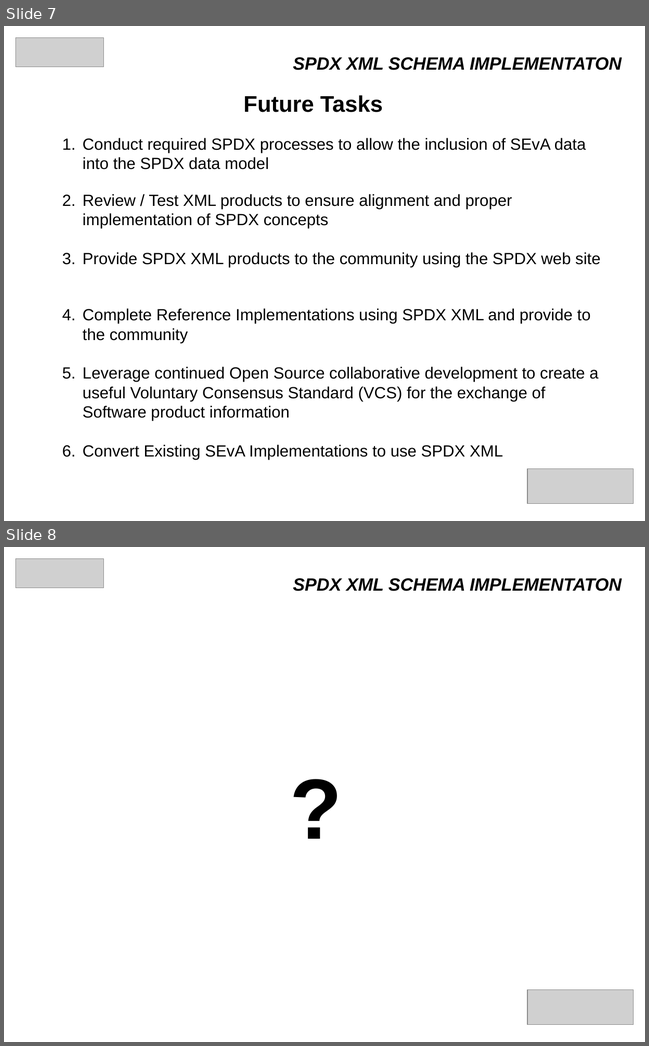
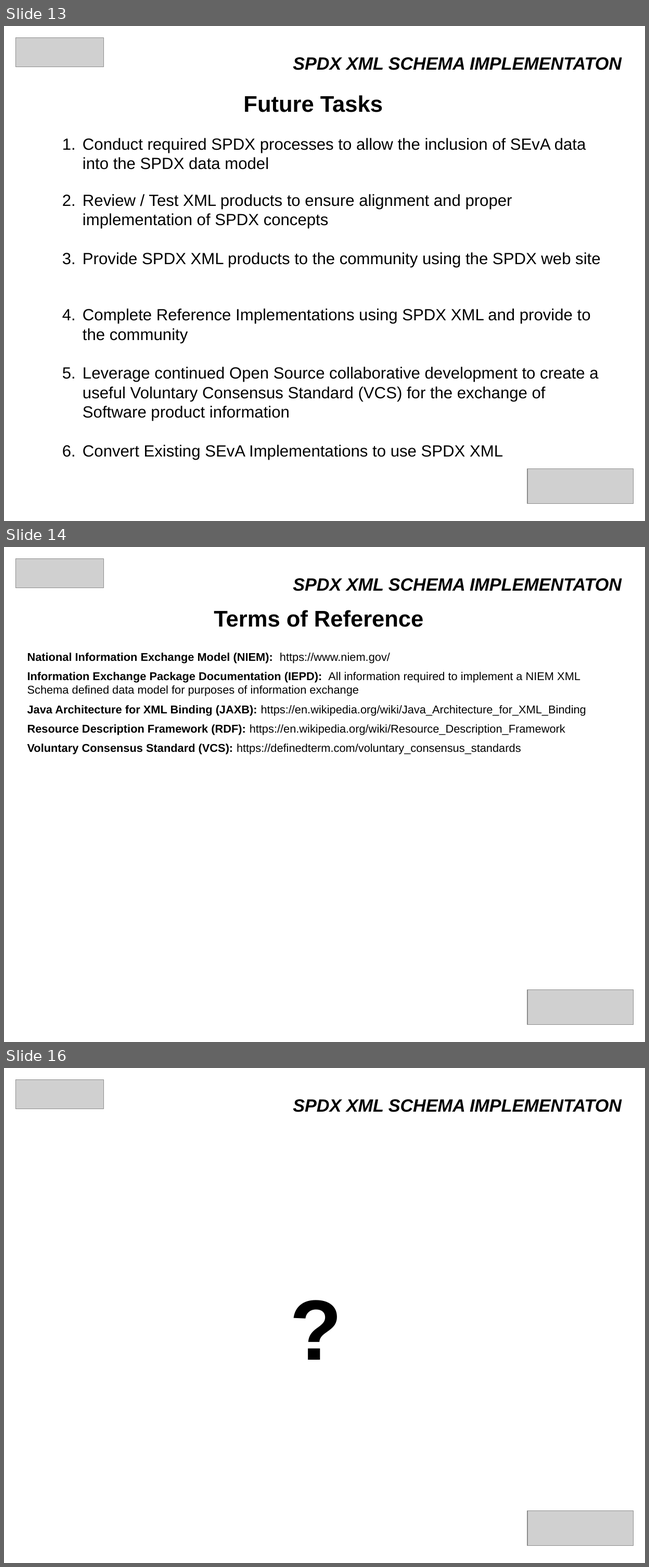
Before and after one commit to mil-oss/spdx-xsd, a slide deck: doc/NIEM_IEPD.odp. Shown one above the other, each under a label of ours: slides 7 and 8 before the commit, slides 13, 14 and 16 after it; the slides between them are not shown. The pictures are 649x1046 and 649x1567 pixels, drawn with LibreOffice and Linux fonts; fonts in the diff are those of the drawing; grey boxes stand for pictures. Boxes give left, top, right and bottom in pixels: in the first picture for what was removed or moved away, otherwise in the second. Text is boxed around its words. In the diff, an @@ line names an element or a change of style, - is before the commit and + after.

```diff
--- a/doc/NIEM_IEPD.odp
+++ b/doc/NIEM_IEPD.odp
@@ slide 14 added at (4,547,645,1042), background #FFFFFF @@
@@ picture added at (15,558,104,588) @@
@@ text added at (293,578,621,591), 22 pt, text #000000, bold, italic @@
+SPDX XML SCHEMA IMPLEMENTATON
@@ text added at (214,610,423,627), 28 pt, text #000000, bold @@
+Terms of Reference
@@ text added at (27,653,586,754), 14 pt, text #000000 @@
+National Information Exchange Model (NIEM): https://www.niem.gov/
+Information Exchange Package Documentation (IEPD): All information required to implement a NIEM XML Schema defined data model for purposes of information exchange
+Java Architecture for XML Binding (JAXB): https://en.wikipedia.org/wiki/Java_Architecture_for_XML_Binding
+Resource Description Framework (RDF): https://en.wikipedia.org/wiki/Resource_Description_Framework
+Voluntary Consensus Standard (VCS): https://definedterm.com/voluntary_consensus_standards
@@ picture added at (527,990,633,1024) @@
@@ what was slide 7 is now slide 13 @@
@@ what was slide 8 is now slide 16 @@
```
Also in this commit, not shown: 7 other slides added, 28 other files.
